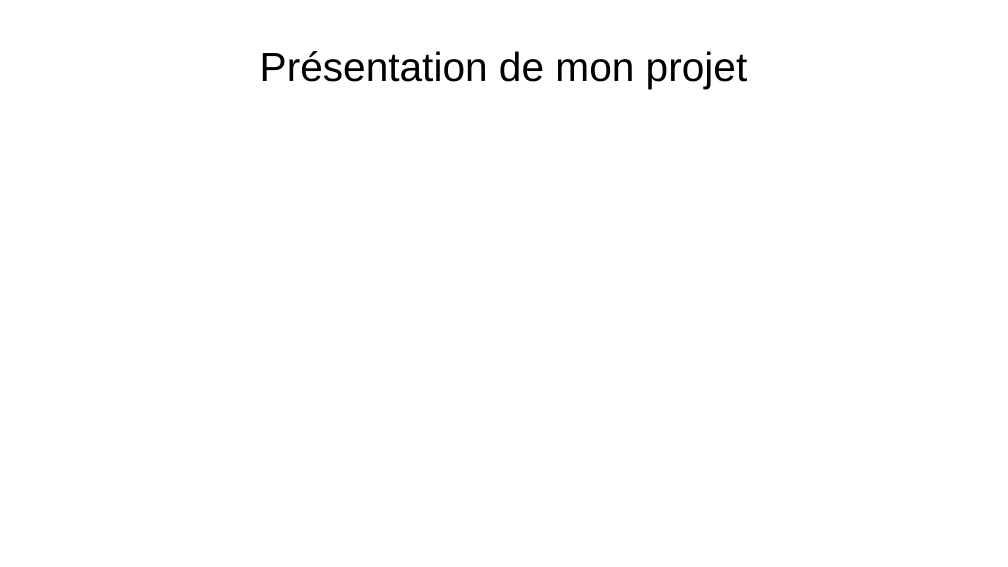
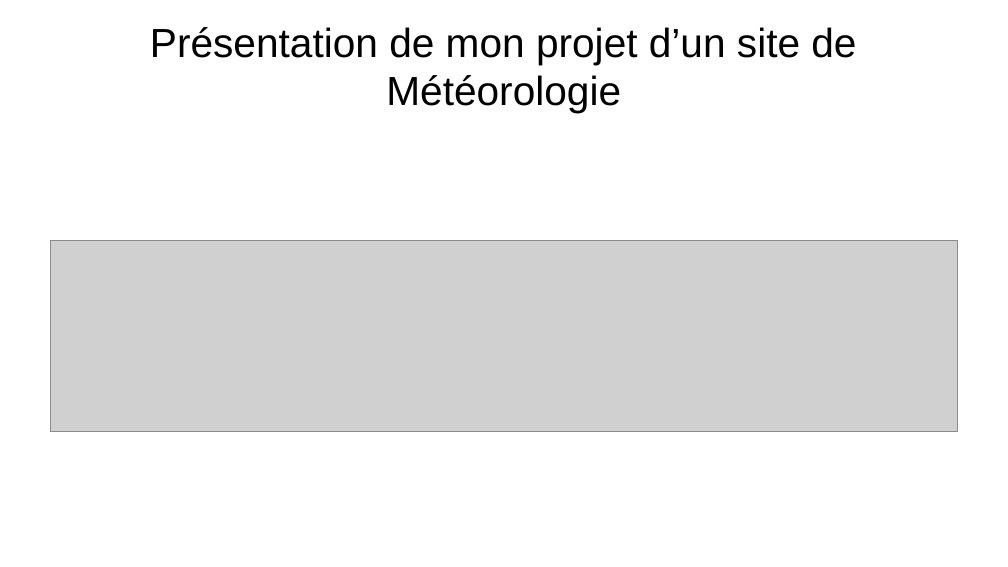
Before and after one commit to Max50603/PROJET--FINAL, a slide deck: slide 1 of PROJET/PROJET FINALE POWERPOINT.odp. Drawn at 1008x567 pixels with LibreOffice and Linux fonts; fonts in the diff are those of the drawing; grey boxes stand for pictures. Boxes give left, top, right and bottom in pixels: in the first picture for what was removed or moved away, otherwise in the second. Text is boxed around its words. In the diff, an @@ line names an element or a change of style, - is before the commit and + after.

```diff
--- a/PROJET/PROJET FINALE POWERPOINT.odp
+++ b/PROJET/PROJET FINALE POWERPOINT.odp
@@ title at (150, 27, 856, 113): text changed @@
-Présentation de mon projet
+Présentation de mon projet d’un site de Météorologie
@@ picture added at (50, 241, 958, 432) @@
```
Also in this commit, not shown: 12 slides added, 3 other files.
